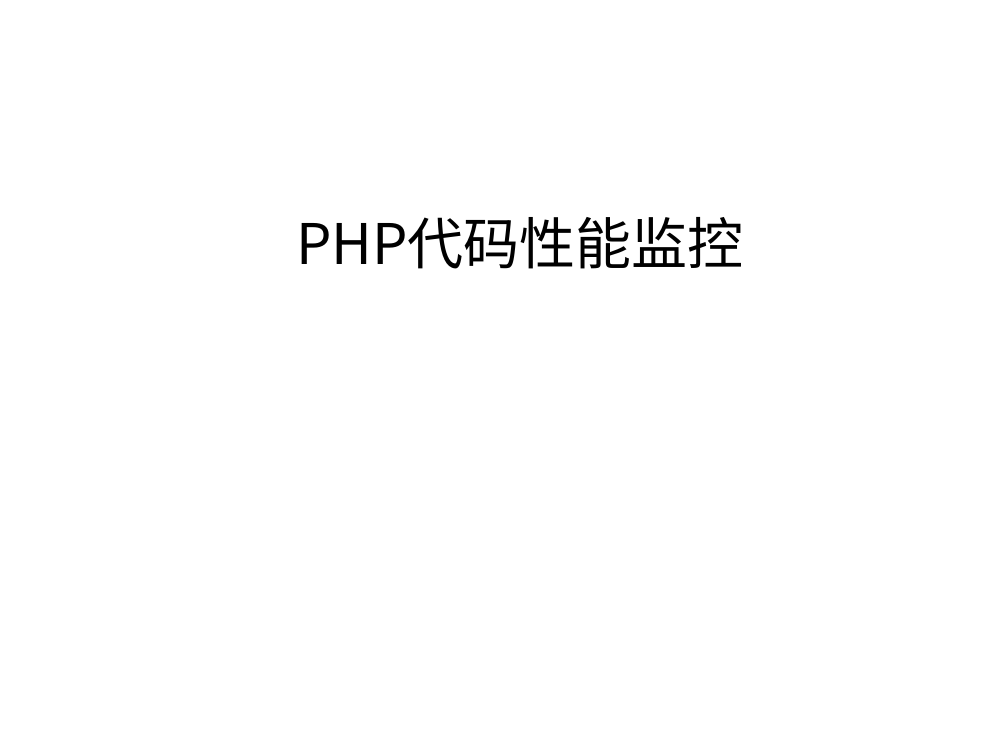
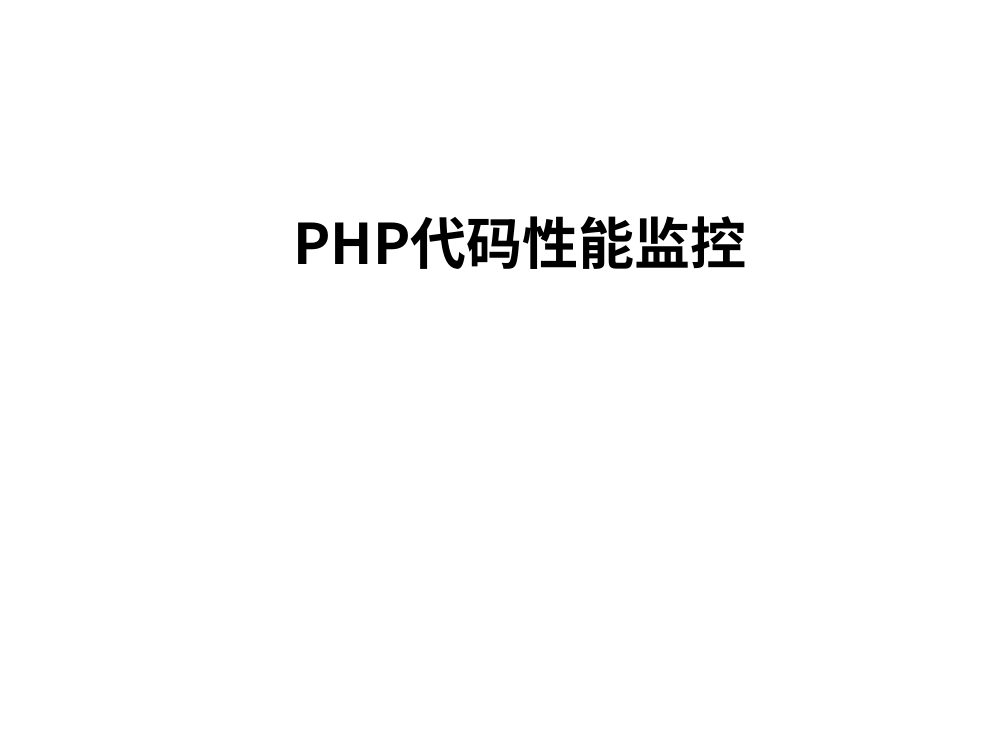
Before and after one commit to Xotically/algorithm, a slide deck: slide 1 of share/ss.ppt. Drawn at 1008x756 pixels with LibreOffice and Linux fonts; fonts in the diff are those of the drawing; background and template pictures are left out. Boxes give left, top, right and bottom in pixels: in the first picture for what was removed or moved away, otherwise in the second. Text is boxed around its words. In the diff, an @@ line names an element or a change of style, - is before the commit and + after.

```diff
--- a/share/ss.ppt
+++ b/share/ss.ppt
@@ text "PHP代码性能监控" at (x1=293, y1=216, x2=746, y2=269): bold on; indent changed @@
```
Also in this commit, not shown: 10 other slides changed, 1 other file.
